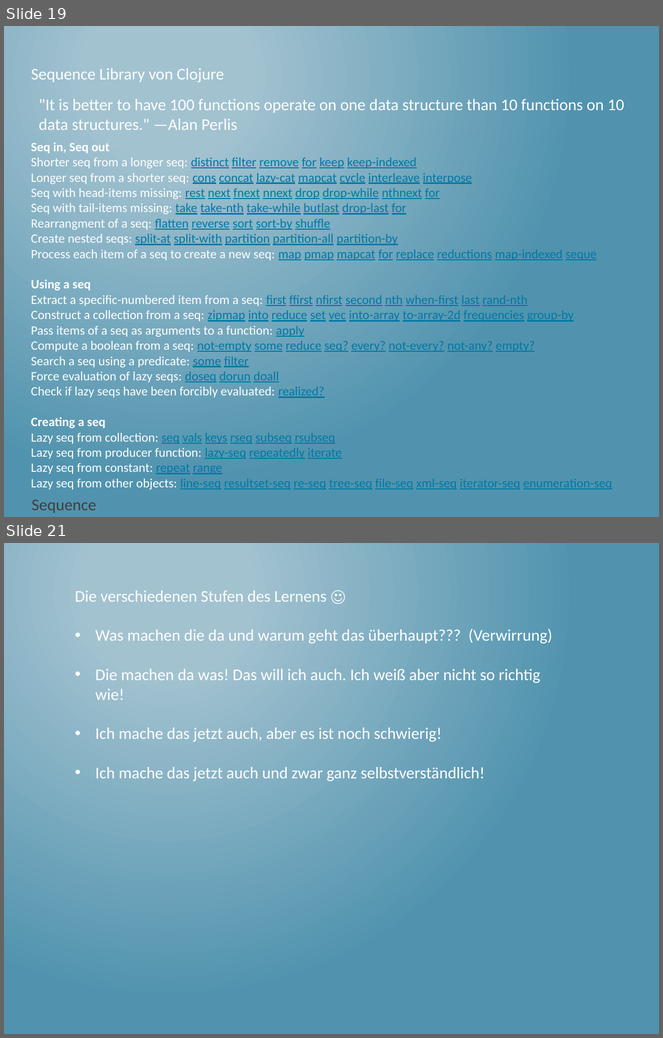
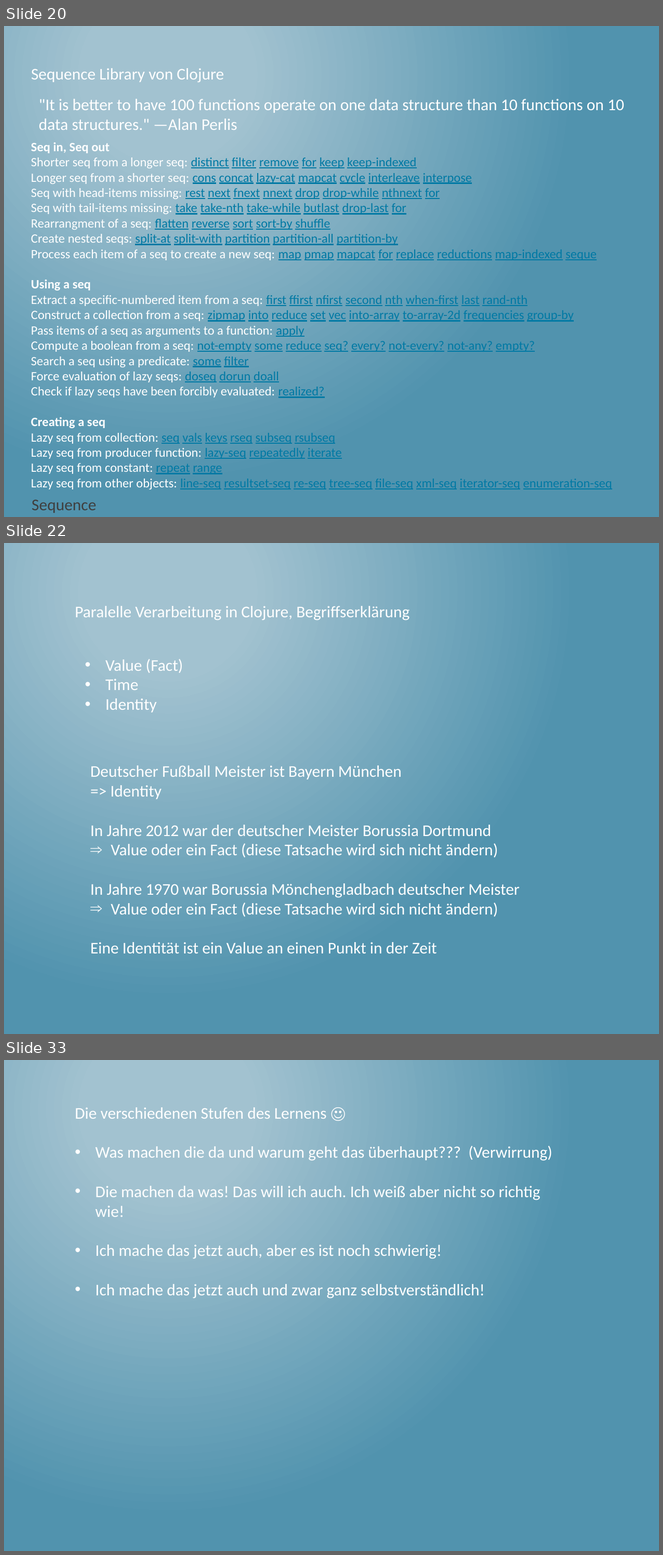
Before and after one commit to thomasschulte/ClojureUsergroupDemo, a slide deck: Clojure Vortrag .NET User Group.pptx. Shown one above the other, each under a label of ours: slides 19 and 21 before the commit, slides 20, 22 and 33 after it; the slides between them are not shown. The pictures are 663x1038 and 663x1555 pixels, drawn with LibreOffice and Linux fonts; fonts in the diff are those of the drawing. Boxes give left, top, right and bottom in pixels: in the first picture for what was removed or moved away, otherwise in the second. Text is boxed around its words. In the diff, an @@ line names an element or a change of style, - is before the commit and + after.

```diff
--- a/Clojure Vortrag .NET User Group.pptx
+++ b/Clojure Vortrag .NET User Group.pptx
@@ slide 22 added at [4, 543, 659, 1034], background gradient #A3C3D1 to #5194AF @@
@@ text added at [75, 606, 410, 620], 18 pt, text #FFFFFF @@
+Paralelle Verarbeitung in Clojure, Begriffserklärung
@@ text added at [105, 659, 183, 713], 18 pt, text #FFFFFF @@
+• Value (Fact)
+• Time
+• Identity
@@ text added at [90, 766, 520, 954], 18 pt, text #FFFFFF @@
+Deutscher Fußball Meister ist Bayern München
+=> Identity
+In Jahre 2012 war der deutscher Meister Borussia Dortmund
+⇒ Value oder ein Fact (diese Tatsache wird sich nicht ändern)
+In Jahre 1970 war Borussia Mönchengladbach deutscher Meister
+⇒ Value oder ein Fact (diese Tatsache wird sich nicht ändern)
+Eine Identität ist ein Value an einen Punkt in der Zeit
@@ what was slide 19 is now slide 20 @@
@@ what was slide 21 is now slide 33 @@
```
Also in this commit, not shown: 12 other slides added, 1 slide removed, 1 other file.
